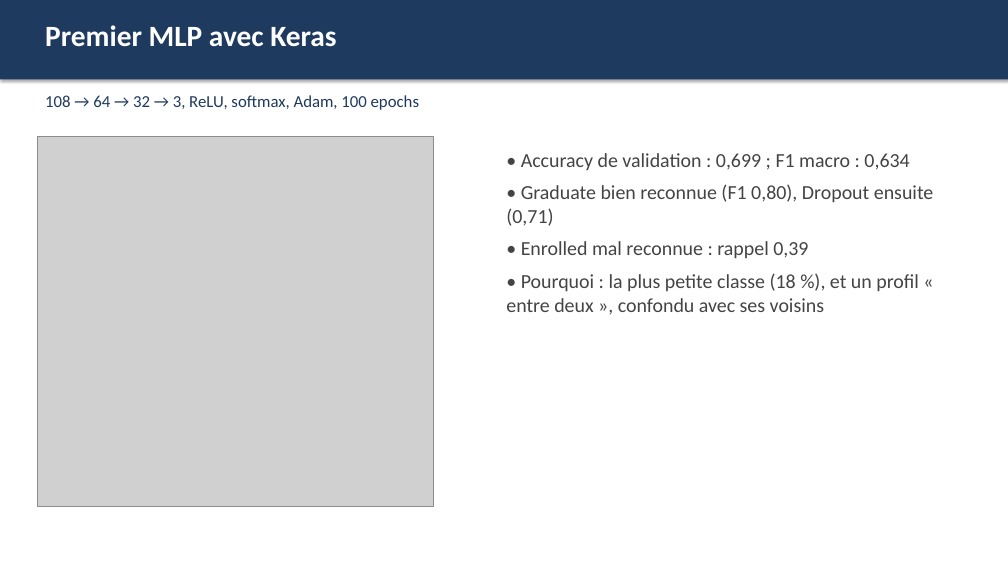
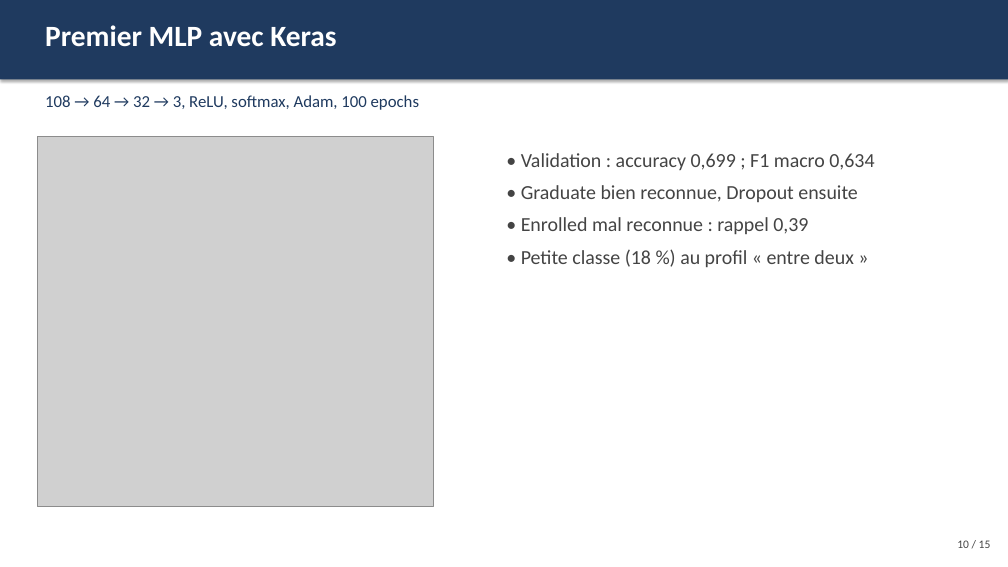
Before and after one commit to TheGoatLucien/ANN-playground, a slide deck: slide 10 of slides/ANN_playground_presentation.pptx (slide 11 before the commit). Drawn at 1008x567 pixels with LibreOffice and Linux fonts; fonts in the diff are those of the drawing; grey boxes stand for pictures. Boxes give left, top, right and bottom in pixels: in the first picture for what was removed or moved away, otherwise in the second. Text is boxed around its words. In the diff, an @@ line names an element or a change of style, - is before the commit and + after.

```diff
--- a/slides/ANN_playground_presentation.pptx
+++ b/slides/ANN_playground_presentation.pptx
@@ text at (521, 153, 874, 202): text changed @@
-• Accuracy de validation : 0,699 ; F1 macro : 0,634
-• Graduate bien reconnue (F1 0,80), Dropout ensuite (0,71)
+• Validation : accuracy 0,699 ; F1 macro 0,634
+• Graduate bien reconnue, Dropout ensuite
@@ text at (521, 250, 853, 267): text changed @@
-• Pourquoi : la plus petite classe (18 %), et un profil « entre deux », confondu avec ses voisins
+• Petite classe (18 %) au profil « entre deux »
@@ text added at (957, 540, 991, 548), 11 pt, text #444444 @@
+10 / 15
```
Also in this commit, not shown: 10 other slides changed, 3 slides added, 4 slides removed.
